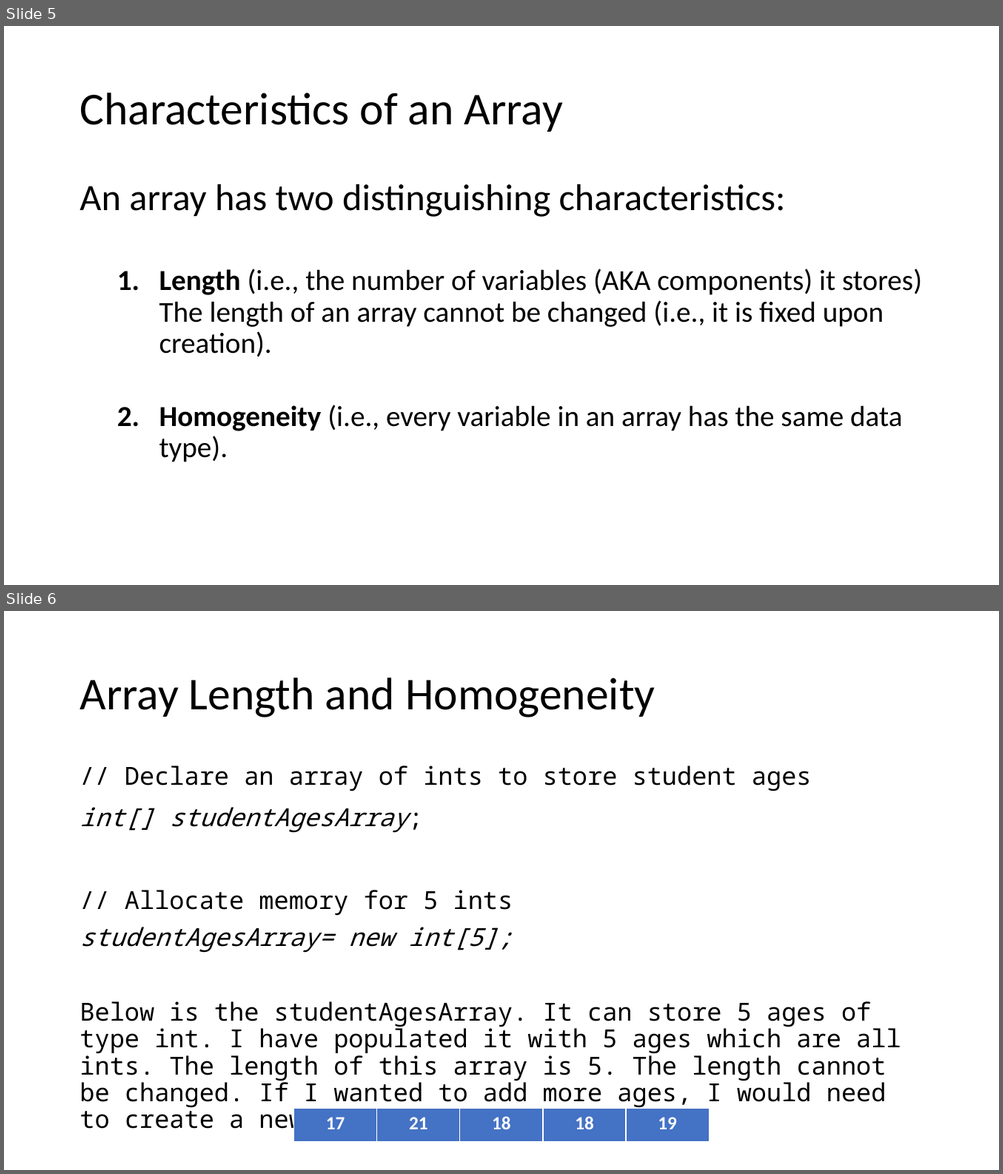
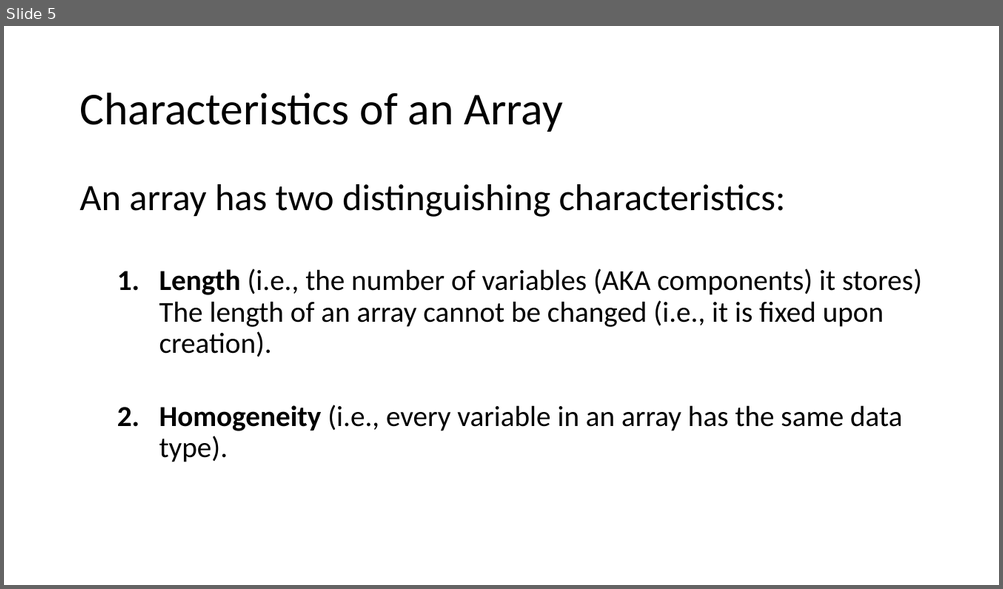
Before and after one commit to danielcregg/powerpoint-to-video, a slide deck: Java Arrays.pptx. Shown one above the other, each under a label of ours: slides 5 and 6 before the commit, slide 5 after it. The pictures are 1003x1174 and 1003x589 pixels, drawn with LibreOffice and Linux fonts; fonts in the diff are those of the drawing. Boxes give left, top, right and bottom in pixels: in the first picture for what was removed or moved away, otherwise in the second. Text is boxed around its words. In the diff, an @@ line names an element or a change of style, - is before the commit and + after.

Commit message:
Update Java Arrays presentation file with new content

```diff
--- a/Java Arrays.pptx
+++ b/Java Arrays.pptx
@@ slide 6 removed at (x1=4, y1=611, x2=999, y2=1170), background #FFFFFF @@
@@ title removed at (x1=79, y1=678, x2=654, y2=718) @@
-Array Length and Homogeneity
@@ text removed at (x1=79, y1=766, x2=901, y2=1129) @@
-// Declare an array of ints to store student ages
-int[] studentAgesArray;
-// Allocate memory for 5 ints
-studentAgesArray= new int[5];
-Below is the studentAgesArray. It can store 5 ages of type int. I have populated it with 5 ages which are all ints. The length of this array is 5. The length cannot be changed. If I wanted to add more ages, I would need to create a new array.
@@ table removed at (x1=294, y1=1110, x2=708, y2=1143), 1 rows, 5 columns @@
-17 | 21 | 18 | 18 | 19
```
Also in this commit, not shown: 15 other slides removed.
